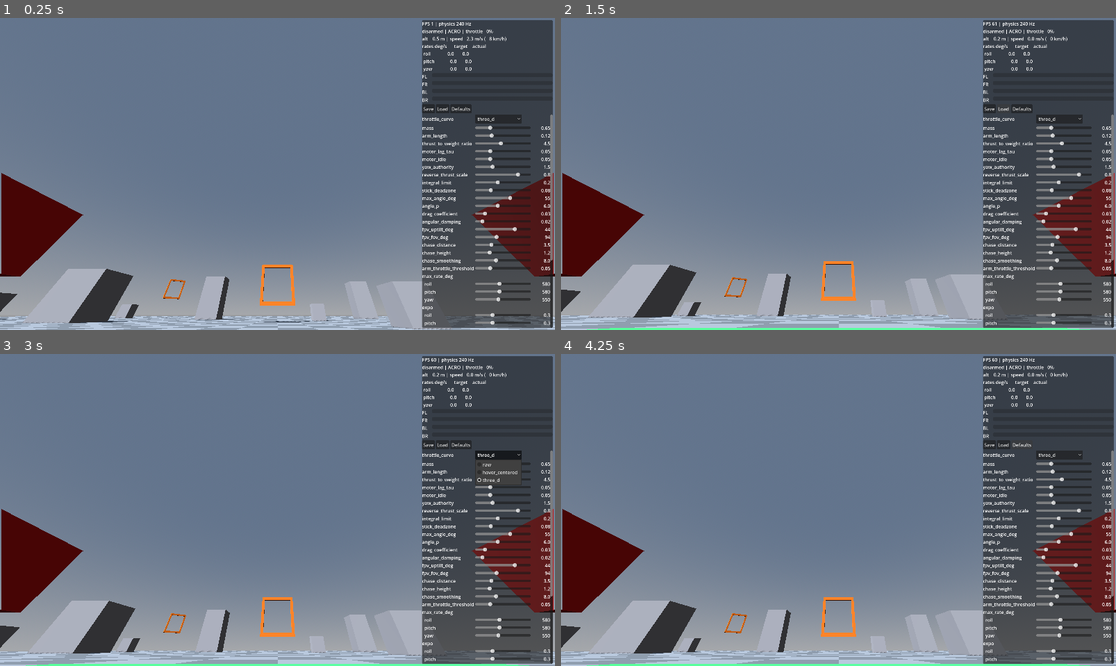
Above: before the commit, frames 1-4 (two rows, left to right).
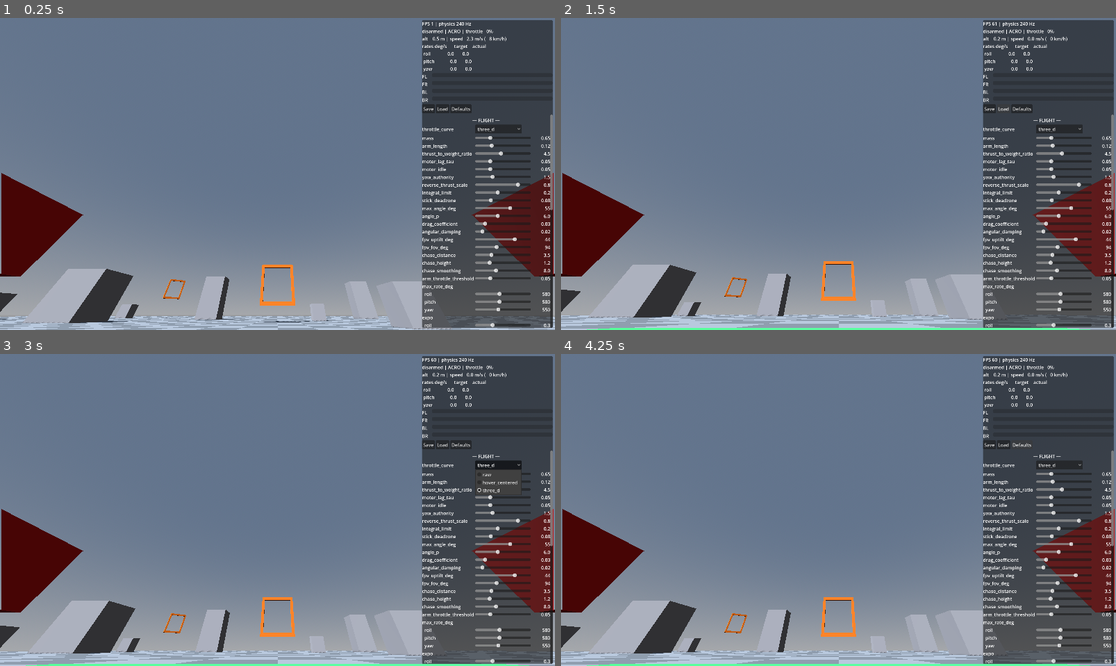
Above: after the commit, the same moments.

Repository: EhudVardi/QuadShot
Game: Godot game, scene res://scenes/main.tscn
Two runs of this game, one before a commit and one after it. Both use one fixed random seed, a clock stepped at 60 frames per second and the inputs below.
Inputs:
- Up to frame 1 (0.25 s): no input
- Up to frame 2 (1.5 s): click "Save" at 0.5 s; click "Load" at 1.25 s
- Up to frame 3 (3 s): click "Defaults" at 2 s; click "three_d" at 2.75 s
- Up to frame 4 (4.25 s): click "Defaults" at 3.5 s

The runs differ from the first frame. In frame 1, 5.7% of the frame differs, in the area x 76-100%, y 30-100%; in frame 2, 5.7%; in frame 3, 5.5%; in frame 4, 5.7%.

Commit message:
Generalize live tuning: TunableConfig base + CombatConfig
Persistence (copy-onto-instance, save/load/defaults) moves from
FlightConfig into a TunableConfig base; the overlay now renders
sections for any number of configs and its buttons persist all of
them. CombatConfig carries the M1/M2 balance knobs (weapon,
player health/crash damage, turrets, targets) as one shared .tres,
same pattern as the flight config.

Diff:
--- /dev/null
+++ b/resources/combat_config.gd
@@ -0,0 +1,50 @@
+class_name CombatConfig
+extends TunableConfig
+
+## Combat/balance tunables (roadmap M1/M2), live-editable in the overlay
+## exactly like FlightConfig. Shared instance: weapon, turrets, targets and
+## main all export the same default_combat_config.tres.
+
+@export_group("Weapon")
+@export var fire_rate: float = 10.0
+@export var muzzle_speed: float = 90.0
+@export var projectile_damage: float = 25.0
+@export var projectile_lifetime: float = 3.0
+## Fraction of normal gravity applied to projectiles — a little drop makes
+## leading targets a skill.
+@export var projectile_gravity_scale: float = 0.3
+## Fraction of the shooter's velocity added to the projectile.
+@export var inherit_velocity: float = 1.0
+
+@export_group("Player")
+@export var player_max_health: float = 100.0
+## Crash impacts below this delta-v (m/s) are free; above it they hurt.
+@export var crash_damage_speed: float = 12.0
+## Damage per m/s of delta-v beyond the free threshold.
+@export var crash_damage_scale: float = 6.0
+@export var respawn_delay: float = 2.5
+
+@export_group("Turrets")
+@export var turret_health: float = 50.0
+@export var turret_range: float = 45.0
+@export var turret_fire_rate: float = 2.0
+@export var turret_muzzle_speed: float = 55.0
+@export var turret_damage: float = 10.0
+@export var turret_turn_speed_deg: float = 120.0
+@export var turret_respawn_delay: float = 20.0
+
+@export_group("Targets")
+@export var target_points: float = 100.0
+@export var target_respawn_delay: float = 8.0
+
+
+const SAVE_PATH: String = "user://combat_config.tres"
+const DEFAULTS_PATH: String = "res://resources/default_combat_config.tres"
+
+
+func save_path() -> String:
+	return SAVE_PATH
+
+
+func defaults_path() -> String:
+	return DEFAULTS_PATH
--- /dev/null
+++ b/resources/default_combat_config.tres
@@ -0,0 +1,25 @@
+[gd_resource type="Resource" script_class="CombatConfig" load_steps=2 format=3]
+
+[ext_resource type="Script" path="res://resources/combat_config.gd" id="1_ccfg"]
+
+[resource]
+script = ExtResource("1_ccfg")
+fire_rate = 10.0
+muzzle_speed = 90.0
+projectile_damage = 25.0
+projectile_lifetime = 3.0
+projectile_gravity_scale = 0.3
+inherit_velocity = 1.0
+player_max_health = 100.0
+crash_damage_speed = 12.0
+crash_damage_scale = 6.0
+respawn_delay = 2.5
+turret_health = 50.0
+turret_range = 45.0
+turret_fire_rate = 2.0
+turret_muzzle_speed = 55.0
+turret_damage = 10.0
+turret_turn_speed_deg = 120.0
+turret_respawn_delay = 20.0
+target_points = 100.0
+target_respawn_delay = 8.0
--- a/resources/flight_config.gd
+++ b/resources/flight_config.gd
@@ -1,5 +1,5 @@
 class_name FlightConfig
-extends Resource
+extends TunableConfig
 
 ## Every flight tunable lives here (handoff §5): scripts read it, the debug
 ## overlay (Phase 3) writes it live. Fields are added per phase — no dead
@@ -77,40 +77,15 @@
 @export var arm_throttle_threshold: float = 0.05
 
 
-# --- Persistence (handoff §8) -----------------------------------------------
-# Loading copies values ONTO this instance instead of swapping resources, so
-# every node holding a reference to the config keeps seeing live values.
+# Persistence machinery lives in TunableConfig; these paths steer it.
 
 const SAVE_PATH: String = "user://flight_config.tres"
 const DEFAULTS_PATH: String = "res://resources/default_flight_config.tres"
 
 
-func copy_from(source: FlightConfig) -> void:
-	for prop: Dictionary in get_property_list():
-		var usage: int = prop["usage"]
-		if (usage & PROPERTY_USAGE_SCRIPT_VARIABLE) and (usage & PROPERTY_USAGE_STORAGE):
-			set(prop["name"], source.get(prop["name"]))
+func save_path() -> String:
+	return SAVE_PATH
 
 
-func save_to_user() -> Error:
-	return ResourceSaver.save(self, SAVE_PATH)
-
-
-func load_from_user() -> bool:
-	if not FileAccess.file_exists(SAVE_PATH):
-		return false
-	var loaded: FlightConfig = ResourceLoader.load(
-			SAVE_PATH, "", ResourceLoader.CACHE_MODE_IGNORE) as FlightConfig
-	if loaded == null:
-		return false
-	copy_from(loaded)
-	return true
-
-
-func reset_to_defaults() -> void:
-	# CACHE_MODE_IGNORE: the cached default resource may be this very
-	# instance, already mutated by live tuning - a fresh read is required.
-	var defaults: FlightConfig = ResourceLoader.load(
-			DEFAULTS_PATH, "", ResourceLoader.CACHE_MODE_IGNORE) as FlightConfig
-	if defaults != null:
-		copy_from(defaults)
+func defaults_path() -> String:
+	return DEFAULTS_PATH
--- /dev/null
+++ b/resources/tunable_config.gd
@@ -0,0 +1,46 @@
+class_name TunableConfig
+extends Resource
+
+## Base for live-tunable config resources (the FlightConfig pattern, now
+## shared): the overlay edits fields on the shared instance, and persistence
+## copies values ONTO that instance so every node holding a reference keeps
+## seeing live data. Subclasses override save_path()/defaults_path().
+
+
+func save_path() -> String:
+	return ""
+
+
+func defaults_path() -> String:
+	return ""
+
+
+func copy_from(source: TunableConfig) -> void:
+	for prop: Dictionary in get_property_list():
+		var usage: int = prop["usage"]
+		if (usage & PROPERTY_USAGE_SCRIPT_VARIABLE) and (usage & PROPERTY_USAGE_STORAGE):
+			set(prop["name"], source.get(prop["name"]))
+
+
+func save_to_user() -> Error:
+	return ResourceSaver.save(self, save_path())
+
+
+func load_from_user() -> bool:
+	if not FileAccess.file_exists(save_path()):
+		return false
+	var loaded: TunableConfig = ResourceLoader.load(
+			save_path(), "", ResourceLoader.CACHE_MODE_IGNORE) as TunableConfig
+	if loaded == null:
+		return false
+	copy_from(loaded)
+	return true
+
+
+func reset_to_defaults() -> void:
+	# CACHE_MODE_IGNORE: the cached default resource may be this very
+	# instance, already mutated by live tuning - a fresh read is required.
+	var defaults: TunableConfig = ResourceLoader.load(
+			defaults_path(), "", ResourceLoader.CACHE_MODE_IGNORE) as TunableConfig
+	if defaults != null:
+		copy_from(defaults)
--- a/scenes/main.tscn
+++ b/scenes/main.tscn
@@ -1,10 +1,11 @@
-[gd_scene load_steps=6 format=3]
+[gd_scene load_steps=7 format=3]
 
 [ext_resource type="PackedScene" path="res://scenes/environment/greybox.tscn" id="1_greybox"]
 [ext_resource type="PackedScene" path="res://scenes/drone/drone.tscn" id="2_drone"]
 [ext_resource type="Script" path="res://scripts/main.gd" id="4_main"]
 [ext_resource type="Script" path="res://scripts/chase_camera.gd" id="5_chase"]
 [ext_resource type="PackedScene" path="res://scenes/ui/debug_overlay.tscn" id="6_overlay"]
+[ext_resource type="Resource" path="res://resources/default_combat_config.tres" id="7_ccfg"]
 
 [node name="Main" type="Node3D"]
 script = ExtResource("4_main")
@@ -21,3 +22,4 @@
 
 [node name="DebugOverlay" parent="." instance=ExtResource("6_overlay") node_paths=PackedStringArray("drone")]
 drone = NodePath("../Drone")
+combat_config = ExtResource("7_ccfg")
--- a/scripts/ui/debug_overlay.gd
+++ b/scripts/ui/debug_overlay.gd
@@ -1,21 +1,22 @@
 extends CanvasLayer
 
 ## Debug & tuning overlay (handoff §8). Function over beauty: telemetry up
-## top, sliders bound live to every FlightConfig field below, save/load to
-## user://flight_config.tres. Rows are generated from the spec tables so a
-## new config field only needs a table entry.
+## top, sliders bound live to every tunable config field below, save/load to
+## user:// per config. Rows are generated from the spec tables so a new
+## config field only needs a table entry.
 ##
 ## Every control uses FOCUS_NONE: without focus, Godot's built-in ui_*
 ## joypad navigation can never grab the flight sticks — the mouse tunes
 ## while the gamepad keeps flying.
 
 @export var drone: FlightController
+@export var combat_config: CombatConfig
 
 @onready var _telemetry: Label = $Panel/VBox/TelemetryText
 @onready var _motors_box: VBoxContainer = $Panel/VBox/Motors
 @onready var _tuning: VBoxContainer = $Panel/VBox/Scroll/Tuning
 
-var _config: FlightConfig
+var _configs: Array[TunableConfig] = []
 var _motor_bars: Array[ProgressBar] = []
 ## One callable per generated control; re-reads the config after load/reset.
 var _refreshers: Array[Callable] = []
@@ -23,8 +24,8 @@
 const _MOTOR_NAMES: Array[String] = ["FL", "FR", "BL", "BR"]
 const _AXIS_NAMES: Array[String] = ["roll", "pitch", "yaw"]
 
-# Scalar config fields: property, slider min/max/step.
-const _FLOAT_ROWS: Array[Array] = [
+# Scalar FlightConfig fields: property, slider min/max/step.
+const _FLIGHT_FLOAT_ROWS: Array[Array] = [
 	["mass", 0.2, 2.0, 0.01],
 	["arm_length", 0.05, 0.3, 0.005],
 	["thrust_to_weight_ratio", 1.5, 8.0, 0.05],
@@ -46,8 +47,8 @@
 	["arm_throttle_threshold", 0.0, 0.2, 0.01],
 ]
 
-# Vector3 (per-axis) config fields: property, slider min/max/step.
-const _VECTOR_ROWS: Array[Array] = [
+# Vector3 (per-axis) FlightConfig fields: property, slider min/max/step.
+const _FLIGHT_VECTOR_ROWS: Array[Array] = [
 	["max_rate_deg", 100.0, 1200.0, 10.0],
 	["expo", 0.0, 1.0, 0.01],
 	["rate_p", 0.0, 0.02, 0.0001],
@@ -55,11 +56,37 @@
 	["rate_d", 0.0, 0.0003, 0.000005],
 ]
 
+const _COMBAT_FLOAT_ROWS: Array[Array] = [
+	["fire_rate", 1.0, 30.0, 0.5],
+	["muzzle_speed", 20.0, 200.0, 5.0],
+	["projectile_damage", 1.0, 100.0, 1.0],
+	["projectile_lifetime", 0.5, 8.0, 0.1],
+	["projectile_gravity_scale", 0.0, 1.0, 0.05],
+	["inherit_velocity", 0.0, 1.0, 0.05],
+	["player_max_health", 10.0, 500.0, 10.0],
+	["crash_damage_speed", 2.0, 40.0, 1.0],
+	["crash_damage_scale", 0.0, 20.0, 0.5],
+	["respawn_delay", 0.0, 10.0, 0.5],
+	["turret_health", 10.0, 300.0, 10.0],
+	["turret_range", 10.0, 120.0, 5.0],
+	["turret_fire_rate", 0.2, 10.0, 0.2],
+	["turret_muzzle_speed", 10.0, 120.0, 5.0],
+	["turret_damage", 1.0, 50.0, 1.0],
+	["turret_turn_speed_deg", 10.0, 360.0, 10.0],
+	["turret_respawn_delay", 0.0, 60.0, 5.0],
+	["target_points", 0.0, 500.0, 10.0],
+	["target_respawn_delay", 0.0, 30.0, 1.0],
+]
+
 
 func _ready() -> void:
-	_config = drone.config
+	_configs = [drone.config, combat_config]
 	_build_motor_bars()
-	_build_tuning_rows()
+	_add_section_header("FLIGHT")
+	_add_throttle_curve_row(drone.config)
+	_add_config_rows(drone.config, _FLIGHT_FLOAT_ROWS, _FLIGHT_VECTOR_ROWS)
+	_add_section_header("COMBAT")
+	_add_config_rows(combat_config, _COMBAT_FLOAT_ROWS, [])
 	$Panel/VBox/Buttons/SaveButton.pressed.connect(_on_save)
 	$Panel/VBox/Buttons/LoadButton.pressed.connect(_on_load)
 	$Panel/VBox/Buttons/DefaultsButton.pressed.connect(_on_defaults)
@@ -92,7 +119,7 @@
 		+ " yaw         %9.1f %9.1f" % [rad_to_deg(target.z), rad_to_deg(actual.z)]
 	)
 	for i: int in _motor_bars.size():
-		_motor_bars[i].value = drone.motor_output(i)
+		_motor_bars[i].value = absf(drone.motor_output(i))
 
 
 func _build_motor_bars() -> void:
@@ -114,28 +141,36 @@
 		_motors_box.add_child(row)
 
 
-func _build_tuning_rows() -> void:
-	_add_throttle_curve_row()
-	for spec: Array in _FLOAT_ROWS:
+func _add_section_header(title: String) -> void:
+	_tuning.add_child(HSeparator.new())
+	var header := Label.new()
+	header.text = "— %s —" % title
+	header.horizontal_alignment = HORIZONTAL_ALIGNMENT_CENTER
+	_tuning.add_child(header)
+
+
+func _add_config_rows(config: TunableConfig, float_rows: Array[Array],
+		vector_rows: Array[Array]) -> void:
+	for spec: Array in float_rows:
 		_add_slider(_tuning, str(spec[0]), spec[1], spec[2], spec[3],
-				func() -> float: return _config.get(str(spec[0])),
-				func(v: float) -> void: _config.set(str(spec[0]), v))
-	for spec: Array in _VECTOR_ROWS:
+				func() -> float: return config.get(str(spec[0])),
+				func(v: float) -> void: config.set(str(spec[0]), v))
+	for spec: Array in vector_rows:
 		var header := Label.new()
 		header.text = str(spec[0])
 		_tuning.add_child(header)
 		for axis: int in 3:
 			_add_slider(_tuning, "  " + _AXIS_NAMES[axis], spec[1], spec[2], spec[3],
 					func() -> float:
-						var vec: Vector3 = _config.get(str(spec[0]))
+						var vec: Vector3 = config.get(str(spec[0]))
 						return vec[axis],
 					func(v: float) -> void:
-						var vec: Vector3 = _config.get(str(spec[0]))
+						var vec: Vector3 = config.get(str(spec[0]))
 						vec[axis] = v
-						_config.set(str(spec[0]), vec))
-
-
-func _add_throttle_curve_row() -> void:
+						config.set(str(spec[0]), vec))
+
+
+func _add_throttle_curve_row(config: FlightConfig) -> void:
 	var row := HBoxContainer.new()
 	var label := Label.new()
 	label.text = "throttle_curve"
@@ -144,10 +179,10 @@
 	option.focus_mode = Control.FOCUS_NONE
 	for curve_name: String in FlightConfig.ThrottleCurve.keys():
 		option.add_item(curve_name.to_lower())
-	option.selected = _config.throttle_curve
+	option.selected = config.throttle_curve
 	option.item_selected.connect(func(index: int) -> void:
-		_config.throttle_curve = index as FlightConfig.ThrottleCurve)
-	_refreshers.append(func() -> void: option.selected = _config.throttle_curve)
+		config.throttle_curve = index as FlightConfig.ThrottleCurve)
+	_refreshers.append(func() -> void: option.selected = config.throttle_curve)
 	row.add_child(label)
 	row.add_child(option)
 	_tuning.add_child(row)
@@ -196,20 +231,23 @@
 
 
 func _on_save() -> void:
-	var err: Error = _config.save_to_user()
-	print("[config] save to %s: %s" % [FlightConfig.SAVE_PATH,
-			"OK" if err == OK else error_string(err)])
+	for config: TunableConfig in _configs:
+		var err: Error = config.save_to_user()
+		print("[config] save to %s: %s" % [config.save_path(),
+				"OK" if err == OK else error_string(err)])
 
 
 func _on_load() -> void:
-	if _config.load_from_user():
-		_refresh_all()
-		print("[config] loaded %s" % FlightConfig.SAVE_PATH)
-	else:
-		print("[config] no saved config at %s" % FlightConfig.SAVE_PATH)
+	for config: TunableConfig in _configs:
+		if config.load_from_user():
+			print("[config] loaded %s" % config.save_path())
+		else:
+			print("[config] no saved config at %s" % config.save_path())
+	_refresh_all()
 
 
 func _on_defaults() -> void:
-	_config.reset_to_defaults()
+	for config: TunableConfig in _configs:
+		config.reset_to_defaults()
 	_refresh_all()
 	print("[config] reset to defaults")
Not shown, added: resources/combat_config.gd.uid
Not shown, added: resources/tunable_config.gd.uid
